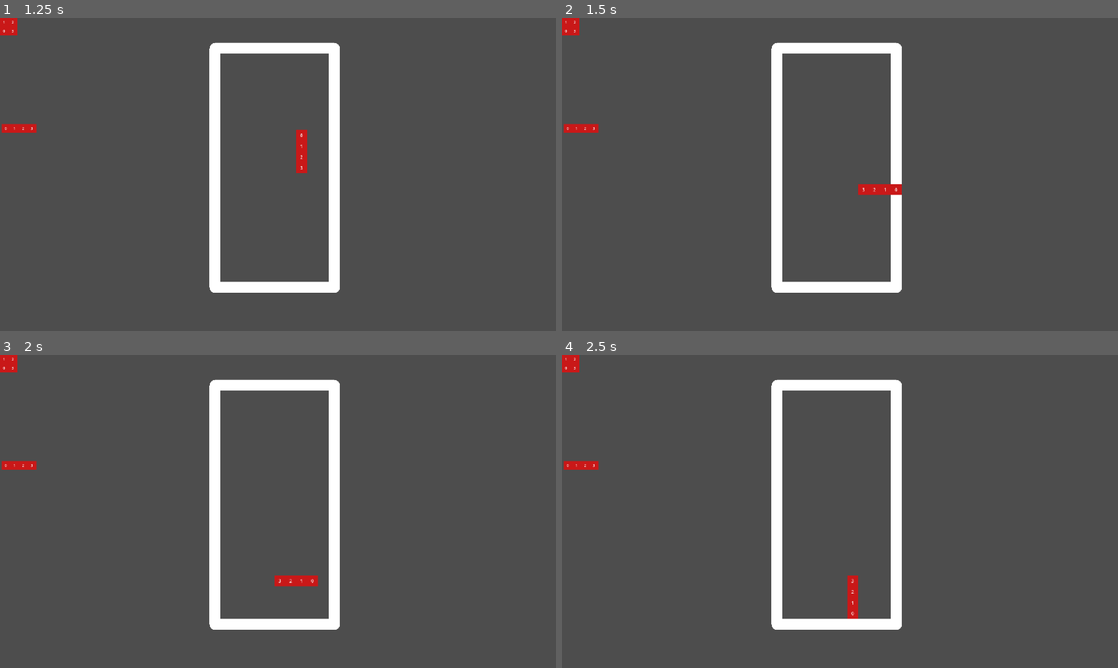
Above: before the commit, frames 1-4 (two rows, left to right).
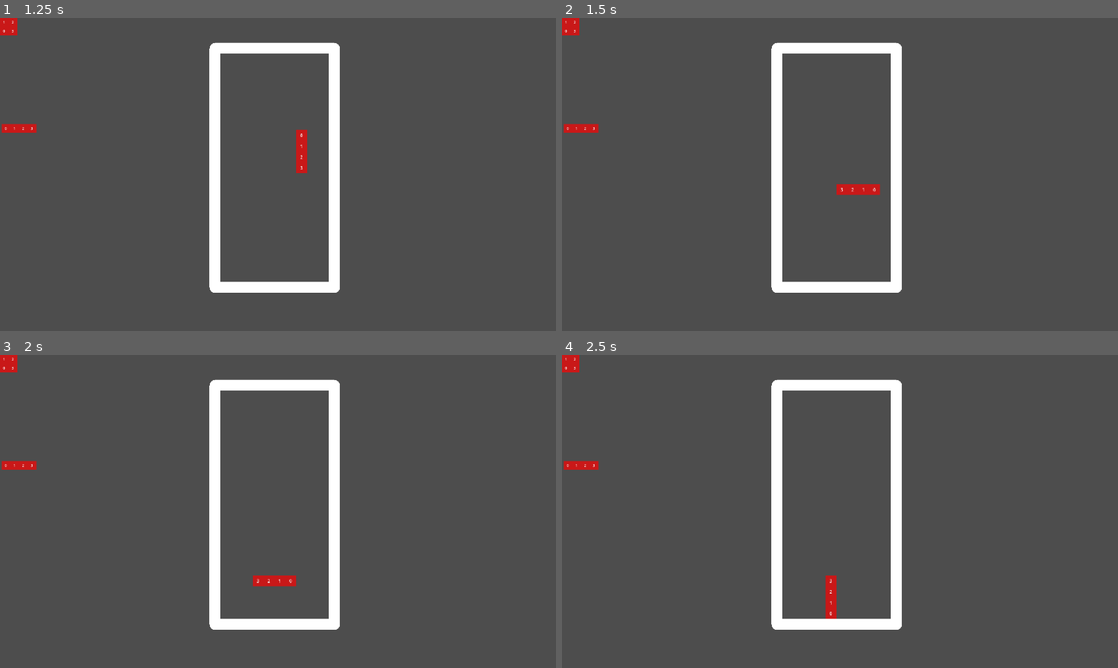
Above: after the commit, the same moments.

Repository: alpdk/tetris-godot
Game: Godot game, scene res://level/level.tscn
Same seed, same stepped clock (60 frames per second), same inputs: the game is played once before the commit and once after it.
Inputs (mouse positions are in pixels of both pictures, inside the frame that each line leads up to):
- Up to frame 1 (1.25 s): move the mouse to (400, 158) at 0.52 s; hold D (slide_right) from 0.53 s (still down); click (400, 158) at 0.6 s
- Up to frame 2 (1.5 s): move the mouse to (728, 190) at 1.27 s; release D (slide_right) at 1.28 s; hold A (slide_left) from 1.28 s (still down); click (728, 190) at 1.35 s
- Up to frame 3 (2 s): keep holding A (slide_left)
- Up to frame 4 (2.5 s): move the mouse to (895, 442) at 2.02 s; release A (slide_left) at 2.03 s; hold D (slide_right) from 2.03 s (still down); click (895, 442) at 2.1 s

Frame 1 is identical in both runs. In frame 2, 0.3% of the frame differs, in the area x 49-62%, y 53-57%; in frame 3, 0.3%; in frame 4, 0.6%, in the area x 47-54%, y 70-85%.

Commit message:
Added grid shift if rotated and do not fit

Diff:
--- a/board/src/board.gd
+++ b/board/src/board.gd
@@ -18,6 +18,12 @@
 
 var figure_list : Array[String] = []
 
+func _grid_to_pos(grid_pos : Vector2) -> Vector2:
+	return grid_shift + cell_size * grid_pos * Vector2(1, -1)
+
+func _pos_to_grid(pos : Vector2) -> Vector2:
+	return ((pos - grid_shift) / cell_size) * Vector2(1, -1)
+
 func _load_figure_scene_paths() -> void:
 	"""
 	Method for loading path to the scene related to each figure in game
@@ -33,19 +39,19 @@
 
 	fig_shared_path.list_dir_begin()
 
-	var name : String = fig_shared_path.get_next()
+	var fig_name : String = fig_shared_path.get_next()
 
 	# go over all elements inside directory
-	while name != "":
-		if name != "." and name != "..":
-			var full_path : String = "res://figures/" + name
+	while fig_name != "":
+		if fig_name != "." and fig_name != "..":
+			var full_path : String = "res://figures/" + fig_name
 
 			# load path fpr scens
 			if fig_shared_path.current_is_dir():
-				full_path += "/%s.tscn" % name
+				full_path += "/%s.tscn" % fig_name
 				figure_list.append(full_path)
 
-		name = fig_shared_path.get_next()
+		fig_name = fig_shared_path.get_next()
 
 	fig_shared_path.list_dir_end()
 
@@ -54,8 +60,14 @@
 	Method for fixing position of the figure after rotation
 	"""
 	print("POSITION FIXED")
-	cur_figure.position
-	pass
+
+	var fig_grid_pos = _pos_to_grid(cur_figure.position)
+	var fig_width = cur_figure.get_width()
+
+	if fig_grid_pos.x + fig_width > columns_count:
+		fig_grid_pos.x = columns_count - (fig_width)
+
+	cur_figure.position = _grid_to_pos(fig_grid_pos)
 
 func _load_new_fig():
 	"""
@@ -93,13 +105,6 @@
 
 	# load first figure
 	_load_new_fig()
-
-func _grid_to_pos(grid_pos : Vector2) -> Vector2:
-	return grid_shift + cell_size * grid_pos * Vector2(1, -1)
-
-func _pos_to_grid(pos : Vector2) -> Vector2:
-	return ((pos - grid_shift) / cell_size) * Vector2(1, -1)
-	#return grid_shift + cell_size * grid_pos
 
 func _on_child_entered_tree(node: Node) -> void:
 	# if Figure was added, place it at specific place
